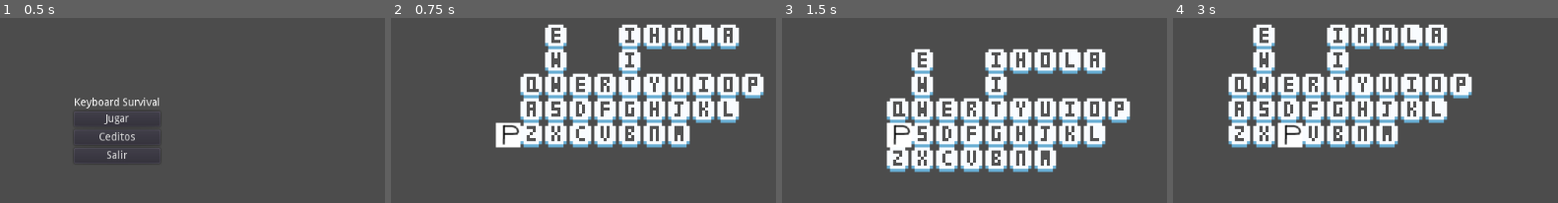
Above: before the commit, frames 1-4 (left to right).
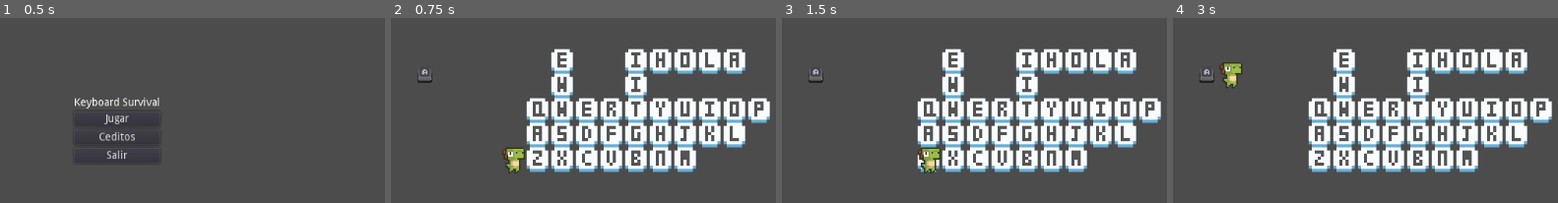
Above: after the commit, the same moments.

Repository: Frocoa/KeyboardSurvival
Game: Godot game, scene res://Scenes/main_menu.tscn
The game is run twice, just before and just after one commit, with the same random seed, the same clock (stepped at 60 frames per second) and the same inputs.
Inputs:
- Up to frame 1 (0.5 s): no input
- Up to frame 2 (0.75 s): click "Jugar" at 0.5 s
- Up to frame 3 (1.5 s): tap Enter at 1.25 s; hold Right (right) from 1.28 s (still down); tap A (A) at 1.35 s
- Up to frame 4 (3 s): tap B (B) at 1.55, 2.1 s; tap Space at 2 s; release Right (right) at 2.03 s; hold Down (down) 2.03-2.78 s; tap C (C) at 2.3, 2.85 s; tap Enter at 2.75 s; hold Right (right) from 2.78 s (still down)

Frame 1 is identical in both runs. In frame 2, 31% of the frame differs, in the area x 6-99%, y 3-85%; in frame 3, 25%; in frame 4, 35%, in the area x 6-99%, y 3-84%.

Commit message:
Changes to the movement

Diff:
--- /dev/null
+++ b/Bullet.gd
@@ -0,0 +1,11 @@
+extends Area2D
+
+
+func _ready():
+	connect("body_entered", self, "_on_body_entered")
+
+func _on_body_entered(body: Node):
+#	body.is_in_group("enemy")
+	if body.has_method("take_damage"):
+		body.take_damage()
+	queue_free()
--- /dev/null
+++ b/Bullet.tscn
@@ -0,0 +1,19 @@
+[gd_scene load_steps=4 format=2]
+
+[ext_resource path="res://Sprites/heavy_turret_prototype.fx.flame/flame4-1.png" type="Texture" id=1]
+[ext_resource path="res://Bullet.gd" type="Script" id=2]
+
+[sub_resource type="CapsuleShape2D" id=1]
+radius = 20.671
+height = 12.9897
+
+[node name="Bullet" type="Area2D"]
+script = ExtResource( 2 )
+
+[node name="CollisionShape2D" type="CollisionShape2D" parent="."]
+position = Vector2( -3, -1 )
+rotation = 1.65258
+shape = SubResource( 1 )
+
+[node name="Sprite" type="Sprite" parent="."]
+texture = ExtResource( 1 )
--- /dev/null
+++ b/Scenes/bullet.gd
@@ -0,0 +1,16 @@
+extends Area2D
+
+
+# Declare member variables here. Examples:
+# var a = 2
+# var b = "text"
+
+
+# Called when the node enters the scene tree for the first time.
+func _ready():
+	pass # Replace with function body.
+
+
+# Called every frame. 'delta' is the elapsed time since the previous frame.
+#func _process(delta):
+#	pass
--- a/Scenes/charles.tscn
+++ b/Scenes/charles.tscn
@@ -1,12 +1,16 @@
-[gd_scene load_steps=2 format=2]
+[gd_scene load_steps=3 format=2]
+
+[ext_resource path="res://Sprites/Dinosaurs/DinoSprites - vita.png" type="Texture" id=1]
 
 [sub_resource type="CapsuleShape2D" id=1]
 radius = 6.0
 height = 6.0
 
 [node name="charles" type="Node2D"]
+scale = Vector2( 2, 2 )
 
 [node name="sprite" type="Sprite" parent="."]
+texture = ExtResource( 1 )
 hframes = 24
 
 [node name="RigidBody2D" type="RigidBody2D" parent="."]
--- a/Scenes/key.gd
+++ b/Scenes/key.gd
@@ -1,22 +1,11 @@
+class_name Key
 extends Node2D
 
+export(String) var key = "A"
 
-# Declare member variables here. Examples:
-# var a = 2
-# var b = "text"
+signal key_pressed(pos)
 
 
-# Called when the node enters the scene tree for the first time.
-func _ready():
-	pass # Replace with function body.
-
-
-# Called every frame. 'delta' is the elapsed time since the previous frame.
-#func _process(delta):
-#	pass
-
-func _input(ev):
-	if ev is InputEventKey and ev.scancode == KEY_1:
-		#trigger animation
-		print("Hola")
-		pass
+func _input(event):
+	if event.is_action_pressed(key):
+		emit_signal("key_pressed", global_position)
--- /dev/null
+++ b/Scenes/key.tscn
@@ -0,0 +1,9 @@
+[gd_scene load_steps=3 format=2]
+
+[ext_resource path="res://Scenes/key.gd" type="Script" id=1]
+[ext_resource path="res://Sprites/Spritesheets/A.png" type="Texture" id=2]
+
+[node name="Key" type="Sprite"]
+texture = ExtResource( 2 )
+hframes = 3
+script = ExtResource( 1 )
--- a/Scenes/main.tscn
+++ b/Scenes/main.tscn
@@ -1,5 +1,6 @@
-[gd_scene load_steps=26 format=2]
-
+[gd_scene load_steps=27 format=2]
+
+[ext_resource path="res://Scenes/key.tscn" type="PackedScene" id=1]
 [ext_resource path="res://Scripts/main.gd" type="Script" id=4]
 [ext_resource path="res://Scenes/player.tscn" type="PackedScene" id=6]
 [ext_resource path="res://Sprites/tiles/buttons2.png" type="Texture" id=7]
@@ -979,8 +980,18 @@
 tile_data = PoolIntArray( -131071, 4, 0, -131068, 14, 0, -131067, 32, 0, -131066, 16, 0, -131065, 39, 0, -131064, 20, 0 …(357 unchanged characters)…
 script = ExtResource( 9 )
 
+[node name="Camera2D" type="Camera2D" parent="."]
+position = Vector2( -24, 48 )
+current = true
+
 [node name="player" parent="." instance=ExtResource( 6 )]
 position = Vector2( -24, 48 )
 
-[node name="Camera2D" type="Camera2D" parent="player"]
-current = true
+[node name="Position2D" type="Position2D" parent="."]
+position = Vector2( 20, 21 )
+
+[node name="Keys" type="Node2D" parent="."]
+
+[node name="Key" parent="Keys" instance=ExtResource( 1 )]
+position = Vector2( -132, -31 )
+key = "B"
--- a/Scenes/player.tscn
+++ b/Scenes/player.tscn
@@ -1,17 +1,19 @@
 [gd_scene load_steps=4 format=2]
 
-[ext_resource path="res://Sprites/Character/Untitled.png" type="Texture" id=1]
+[ext_resource path="res://Sprites/Dinosaurs/DinoSprites - vita.png" type="Texture" id=1]
 [ext_resource path="res://Scripts/player_script.gd" type="Script" id=2]
 
 [sub_resource type="RectangleShape2D" id=1]
-extents = Vector2( 16.5, 17 )
+extents = Vector2( 7.5, 14.5 )
 
 [node name="KinematicBody2D" type="KinematicBody2D"]
 script = ExtResource( 2 )
 
 [node name="Sprite" type="Sprite" parent="."]
+scale = Vector2( 2, 2 )
 texture = ExtResource( 1 )
+hframes = 24
 
 [node name="CollisionShape2D" type="CollisionShape2D" parent="."]
-position = Vector2( -0.5, 1 )
+position = Vector2( 0.5, 0.5 )
 shape = SubResource( 1 )
--- a/Scripts/main.gd
+++ b/Scripts/main.gd
@@ -5,13 +5,19 @@
 onready var tilemap = get_node("tileMap")
 var directions = {
 	"up": Vector2.UP,
-	"down": Vector2.DOWN,
+	"down": Vector2.DOWN + Vector2.RIGHT/2,
 	"left": Vector2.LEFT,
 	"right": Vector2.RIGHT
 }
 
+onready var keys = $Keys
+
+func _on_key_pressed(pos):
+	player.global_position = pos
+
 func _ready():
-	pass # Replace with function body.
+	for key in keys.get_children():
+		key.connect("key_pressed", self, "_on_key_pressed")
 
 func getGridPosition(coordinate):
 	return tilemap.world_to_map(tilemap.to_local(coordinate))
@@ -40,8 +46,8 @@
 		"right": getTileId(playerGridPos - Vector2.RIGHT)
 	}
 
-	for dir in adjacentTileIds:
-		var key = tilemap.findTileKeyById(adjacentTileIds[dir])
-		if key != "NOTFOUND" and Input.is_action_just_pressed(key):
-			player.position -= directions[dir] * tile_size
-			break
+#	for dir in adjacentTileIds:
+#		var key = tilemap.findTileKeyById(adjacentTileIds[dir])
+#		if key != "NOTFOUND" and Input.is_action_just_pressed(key):
+#			player.position -= directions[dir] * tile_size
+#			break
--- a/Scripts/player_script.gd
+++ b/Scripts/player_script.gd
@@ -12,3 +12,6 @@
 
 func _physics_process(delta):
 	read_input()
+
+func take_damage():
+	print("oh no!")
--- a/project.godot
+++ b/project.godot
@@ -7,6 +7,16 @@
 ;   param=value ; assign values to parameters
 
 config_version=4
+
+_global_script_classes=[ {
+"base": "Node2D",
+"class": "Key",
+"language": "GDScript",
+"path": "res://Scenes/key.gd"
+} ]
+_global_script_class_icons={
+"Key": ""
+}
 
 [application]
 
Binary file added: Sprites/heavy_turret_prototype.fx.flame/flame4-1.png
Not shown, added: Sprites/heavy_turret_prototype.fx.flame/flame4-1.png.import
Binary file added: Sprites/heavy_turret_prototype.fx.flame/flame4-2.png
Not shown, added: Sprites/heavy_turret_prototype.fx.flame/flame4-2.png.import
Binary file added: Sprites/heavy_turret_prototype.fx.flame/flame4-3.png
Not shown, added: Sprites/heavy_turret_prototype.fx.flame/flame4-3.png.import
Binary file added: Sprites/heavy_turret_prototype.fx.flame/flame6-1.png
Not shown, added: Sprites/heavy_turret_prototype.fx.flame/flame6-1.png.import
Binary file added: Sprites/heavy_turret_prototype.fx.flame/flame6-2.png
Not shown, added: Sprites/heavy_turret_prototype.fx.flame/flame6-2.png.import
Binary file added: Sprites/heavy_turret_prototype.fx.flame/flame6-3.png
Not shown, added: Sprites/heavy_turret_prototype.fx.flame/flame6-3.png.import
(and 7 more such lines)
